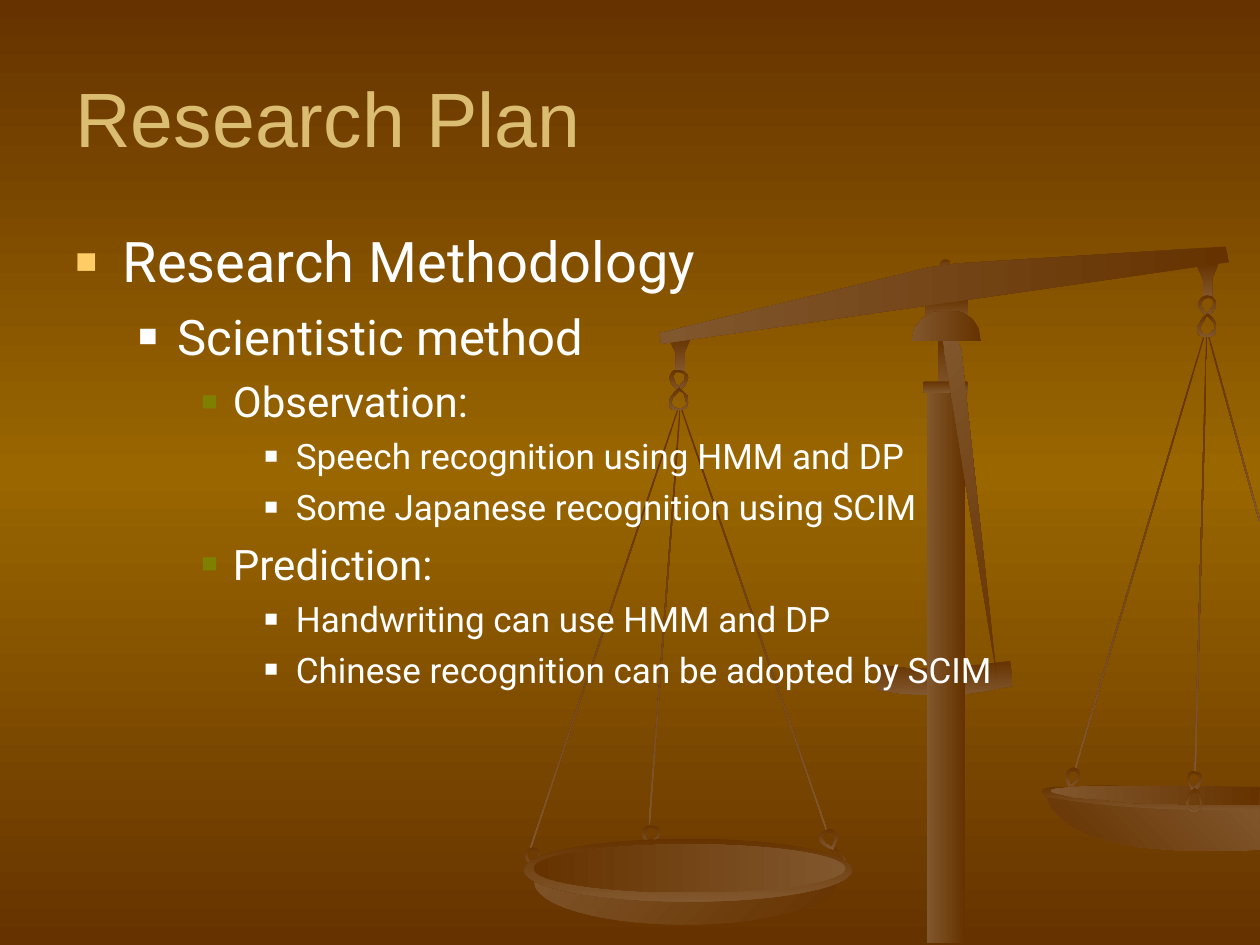
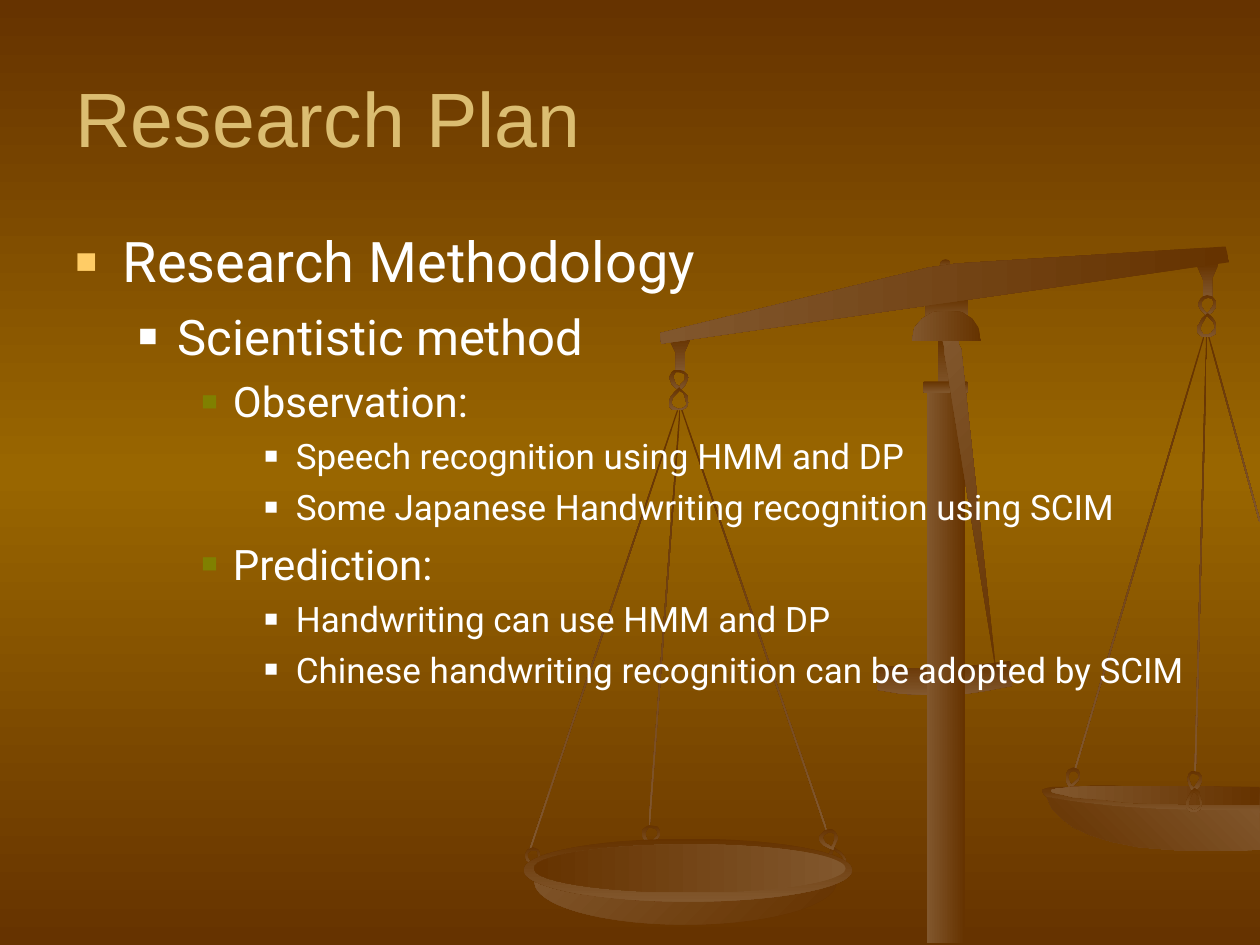
Before and after one commit to shaileshBhokare/honours, a slide deck: slide 11 of ITN100/Assignment/Presentation/presentation.ppt. Drawn at 1260x945 pixels with LibreOffice and Linux fonts; fonts in the diff are those of the drawing. Boxes give left, top, right and bottom in pixels: in the first picture for what was removed or moved away, otherwise in the second. Text is boxed around its words. In the diff, an @@ line names an element or a change of style, - is before the commit and + after.

```diff
--- a/ITN100/Assignment/Presentation/presentation.ppt
+++ b/ITN100/Assignment/Presentation/presentation.ppt
@@ text at (x1=296, y1=488, x2=1114, y2=529): text changed @@
-      ■ Some Japanese recognition using SCIM
+      ■ Some Japanese Handwriting recognition using SCIM
@@ text at (x1=296, y1=656, x2=1184, y2=691): text changed @@
-      ■ Chinese recognition can be adopted by SCIM
+      ■ Chinese handwriting recognition can be adopted by SCIM
```
Also in this commit, not shown: 3 other slides changed, 2 slides added, 3 slides removed, 1 other file.
